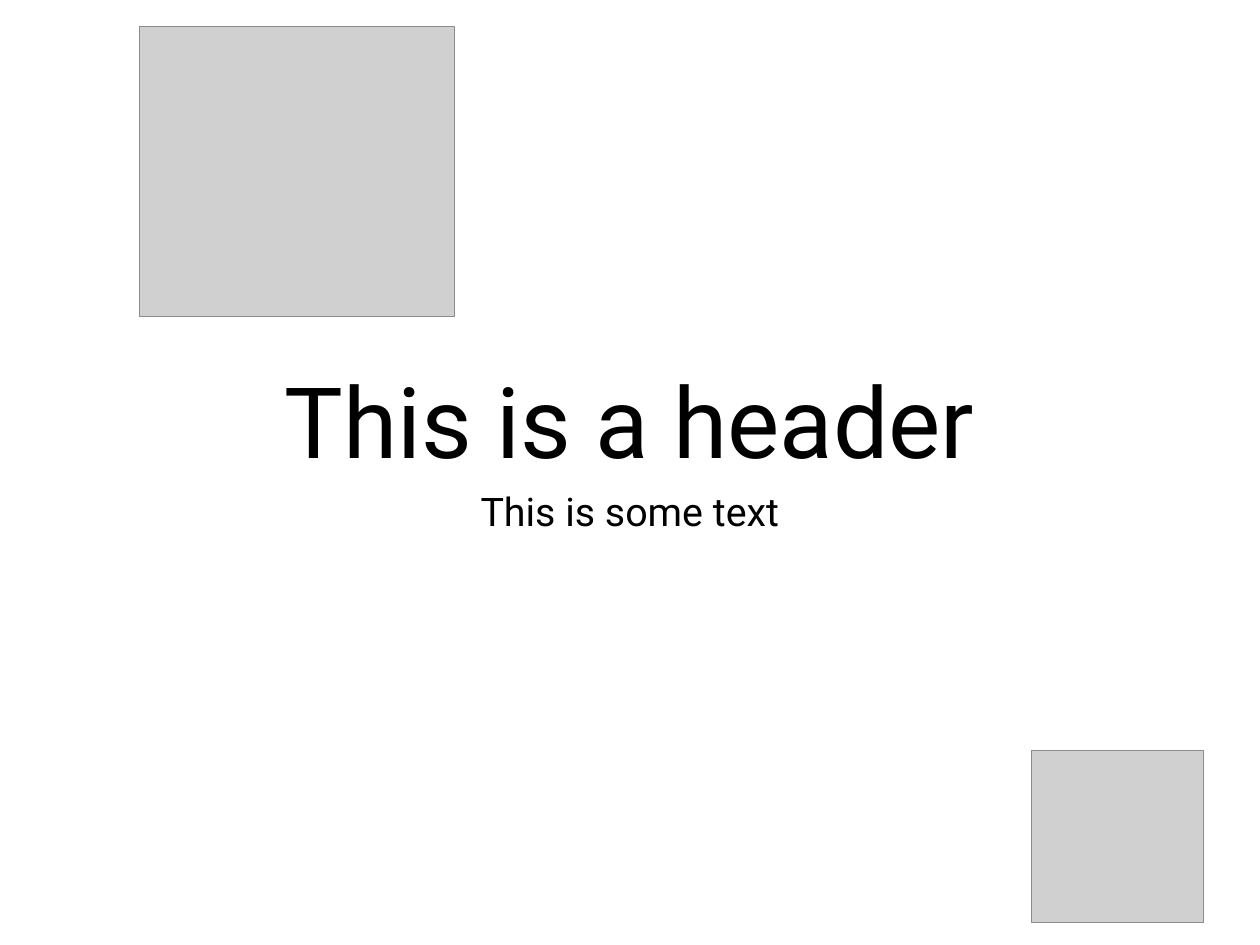
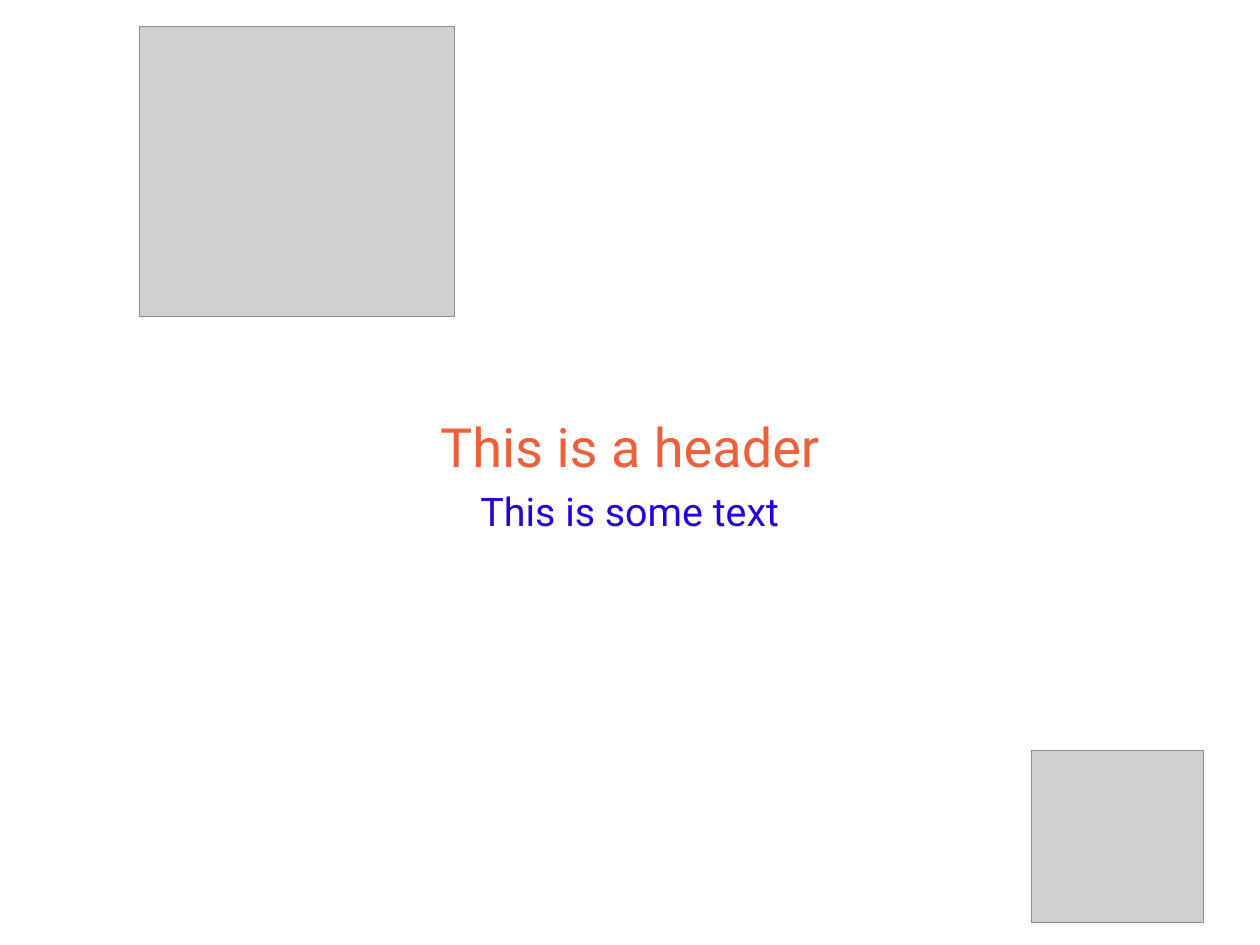
Before and after one commit to sirinibin/yiidemos, a slide deck: slide 1 of files/samplePowerPoint.pptx. Drawn at 1260x945 pixels with LibreOffice and Linux fonts; fonts in the diff are those of the drawing; grey boxes stand for pictures. Boxes give left, top, right and bottom in pixels: in the first picture for what was removed or moved away, otherwise in the second. Text is boxed around its words. In the diff, an @@ line names an element or a change of style, - is before the commit and + after.

```diff
--- a/files/samplePowerPoint.pptx
+++ b/files/samplePowerPoint.pptx
@@ text "This is a header" at bbox=[440, 426, 819, 468]: size 80 to 44 pt, text colour #000000 to #EB613D @@
@@ text "This is some text" at bbox=[480, 496, 779, 527]: text colour #000000 to #2300DC @@
```
Also in this commit, not shown: 1 other slide changed, 2 other files.
